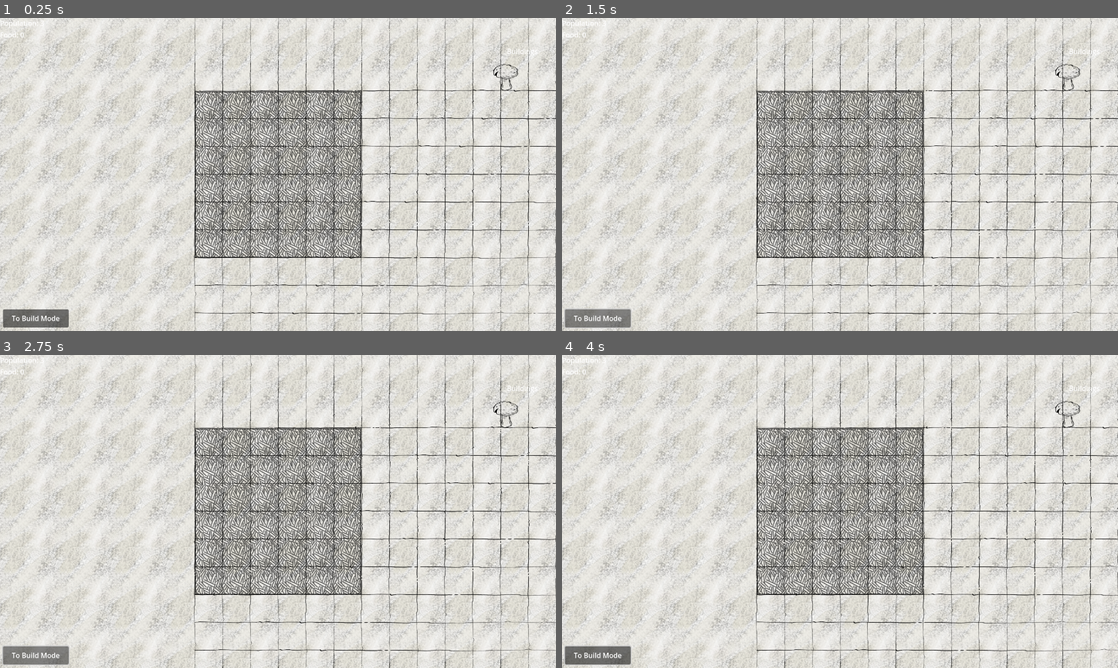
Above: before the commit, frames 1-4 (two rows, left to right).
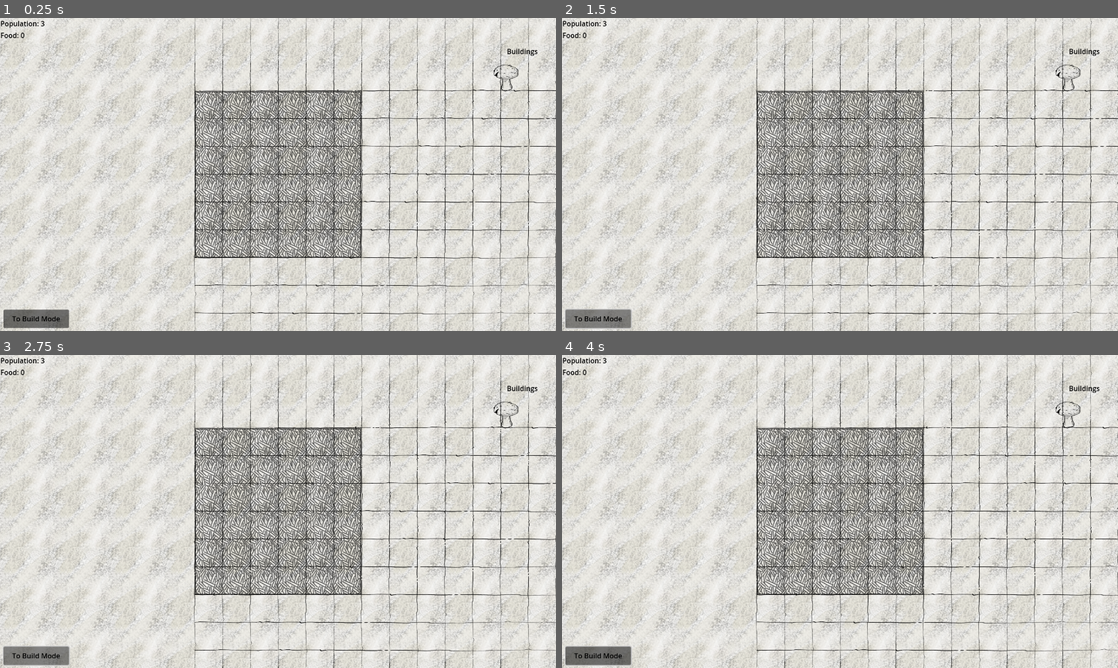
Above: after the commit, the same moments.

Repository: e-lain/MinesweeperDwarves
Game: Godot game, scene res://Main.tscn
The game is run twice, just before and just after one commit, with the same random seed, the same clock (stepped at 60 frames per second) and the same inputs.
Inputs (mouse positions are in pixels of both pictures, inside the frame that each line leads up to):
- Up to frame 1 (0.25 s): no input
- Up to frame 2 (1.5 s): click "To Build Mode" at 0.5 s; click "To Build Mode" at 1.25 s
- Up to frame 3 (2.75 s): click "To Build Mode" at 2 s
- Up to frame 4 (4 s): move the mouse to (962, 495) at 2.77 s; press the mouse at (962, 495) at 2.78 s; move the mouse to (728, 527) at 3.52 s; release the mouse at (728, 527) at 3.53 s; right-click (728, 527) at 3.6 s; click (728, 527) at 3.67 s

The runs differ from the first frame. In frame 1, 0.5% of the frame differs, in the area x 0-97%, y 0-100%; in frame 2, 0.5%; in frame 3, 0.4%; in frame 4, 0.5%.
Error in both runs: Invalid call. Nonexistent function 'enterBuildMode' in base 'Node2D (board.gd)'. (res://Main.gd:36)

Commit message:
Add building UI tooltip on mouseover

Diff:
--- a/Main.gd
+++ b/Main.gd
@@ -37,3 +37,13 @@
 		print("MANUALLY ENTERING BUILD MODE")
 	else:
 		print("ALREADY IN BUILD MODE")
+
+
+func _on_control_mouse_entered():
+	# Display tooltip here
+	$UI/Tooltip.show()
+
+
+func _on_control_mouse_exited():
+	# Hide tooltip here
+	$UI/Tooltip.hide()
--- a/Main.tscn
+++ b/Main.tscn
@@ -1,9 +1,8 @@
 [gd_scene load_steps=4 format=3 uid="uid://iqvlmmwy7d46"]
 
 [ext_resource type="Script" path="res://Main.gd" id="1_t2km6"]
+[ext_resource type="Theme" uid="uid://dyrton3joryca" path="res://UI.tres" id="2_b2qml"]
 [ext_resource type="Texture2D" uid="uid://xboh6tjk056u" path="res://Assets/Buildings/mushroom.png" id="2_q76qu"]
-
-[sub_resource type="Theme" id="Theme_toiel"]
 
 [node name="main" type="Node2D"]
 script = ExtResource("1_t2km6")
@@ -11,9 +10,11 @@
 [node name="UI" type="Control" parent="."]
 layout_mode = 3
 anchors_preset = 0
-offset_right = 1283.0
-offset_bottom = 720.0
-theme = SubResource("Theme_toiel")
+offset_left = 1.0
+offset_top = 1.0
+offset_right = 1280.0
+offset_bottom = 721.0
+theme = ExtResource("2_b2qml")
 
 [node name="Resources" type="VBoxContainer" parent="UI"]
 layout_mode = 0
@@ -64,12 +65,26 @@
 horizontal_alignment = 1
 vertical_alignment = 1
 
-[node name="Label" type="Label" parent="."]
-offset_left = 1167.0
-offset_top = 65.0
-offset_right = 1238.0
-offset_bottom = 91.0
+[node name="Tooltip" type="Label" parent="UI"]
+visible = false
+layout_mode = 2
+offset_left = 847.0
+offset_top = -1.0
+offset_right = 1110.0
+offset_bottom = 103.0
+text = "Test Building
+Cost - blah
+
+Wow this is a building, pretty neat"
+
+[node name="Label" type="Label" parent="UI"]
+offset_left = 1166.0
+offset_top = 64.0
+offset_right = 1237.0
+offset_bottom = 90.0
 text = "Buildings"
 
 [connection signal="gui_input" from="UI/Buildings/TestBuilding/Control" to="." method="_on_test_building_clicked"]
+[connection signal="mouse_entered" from="UI/Buildings/TestBuilding/Control" to="." method="_on_control_mouse_entered"]
+[connection signal="mouse_exited" from="UI/Buildings/TestBuilding/Control" to="." method="_on_control_mouse_exited"]
 [connection signal="pressed" from="UI/EndLevelBtn" to="." method="_on_end_level_btn_pressed"]
--- /dev/null
+++ b/UI.tres
@@ -0,0 +1,4 @@
+[gd_resource type="Theme" format=3 uid="uid://dyrton3joryca"]
+
+[resource]
+Label/colors/font_color = Color(0, 0, 0, 1)
